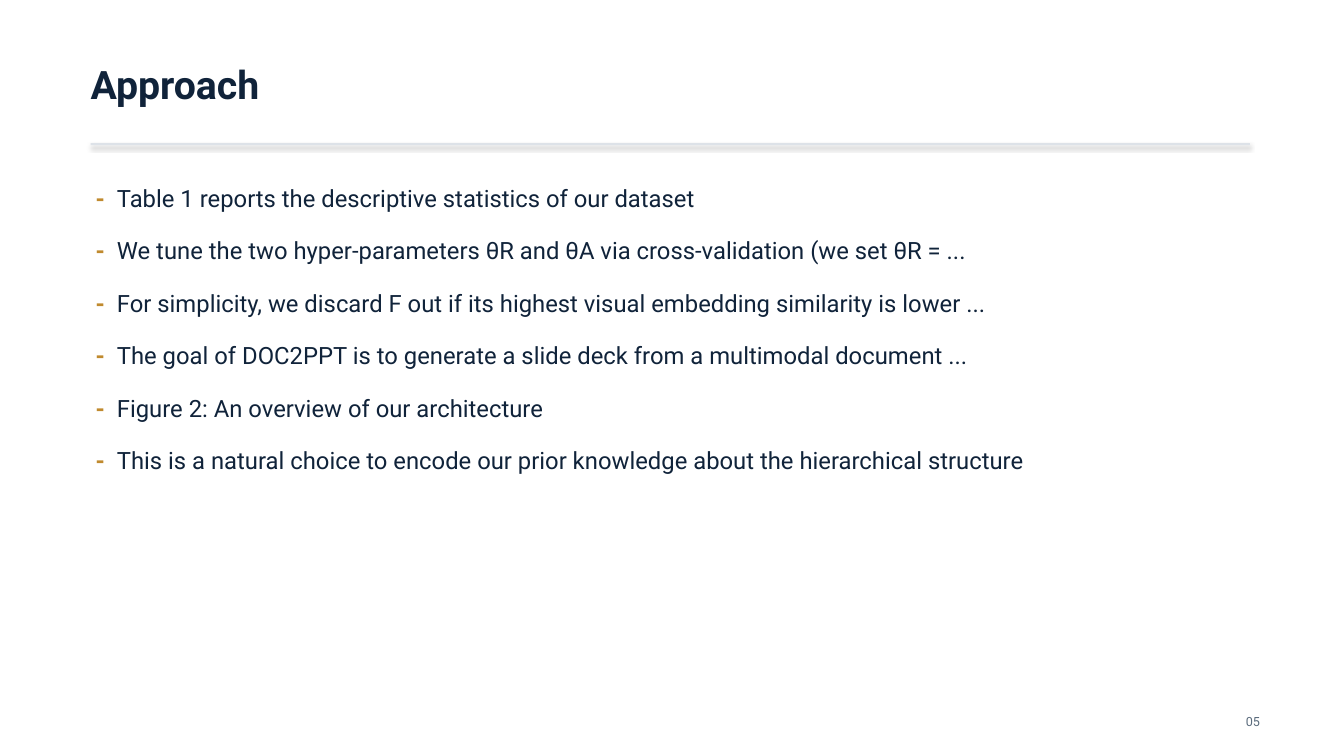
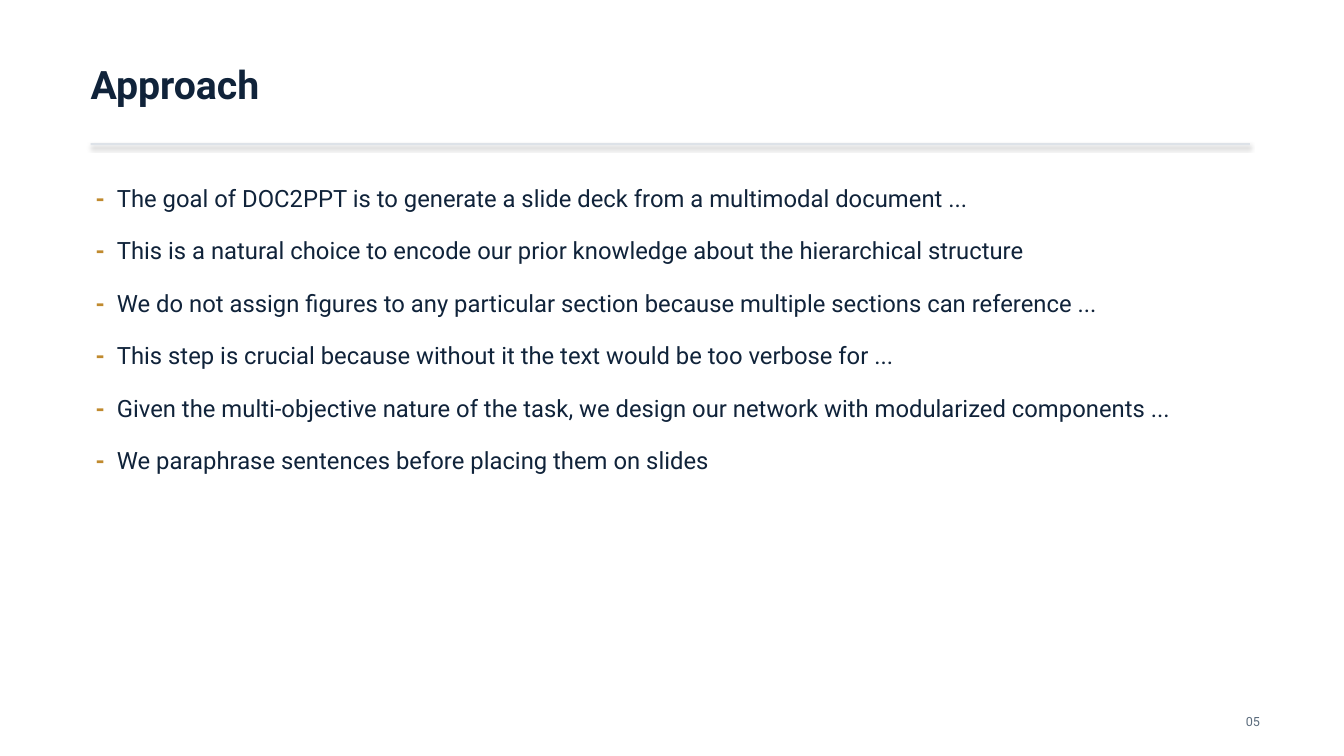
Before and after one commit to Mizuki0215/capstone-ppt-agent, a slide deck: slide 5 of out/DOC2PPT_2101.11796.pptx. Drawn at 1344x756 pixels with LibreOffice and Linux fonts; fonts in the diff are those of the drawing. Boxes give left, top, right and bottom in pixels: in the first picture for what was removed or moved away, otherwise in the second. Text is boxed around its words. In the diff, an @@ line names an element or a change of style, - is before the commit and + after.

```diff
--- a/out/DOC2PPT_2101.11796.pptx
+++ b/out/DOC2PPT_2101.11796.pptx
@@ text at (117, 189, 960, 317): paragraphs removed @@
-- Table 1 reports the descriptive statistics of our dataset
-- We tune the two hyper-parameters θR and θA via cross-validation (we set θR = ...
-- For simplicity, we discard F out if its highest visual embedding similarity is lower ...
@@ text at (117, 189, 942, 212): less space between paragraphs @@
@@ text at (117, 294, 1145, 474): paragraphs added @@
+- We do not assign figures to any particular section because multiple sections can reference ...
+- This step is crucial because without it the text would be too verbose for ...
+- Given the multi-objective nature of the task, we design our network with modularized components ...
+- We paraphrase sentences before placing them on slides
@@ text at (117, 399, 542, 422): paragraph removed @@
-- Figure 2: An overview of our architecture
```
Also in this commit, not shown: 4 other slides changed, 5 slides added, 2 slides removed, 19 other files.
